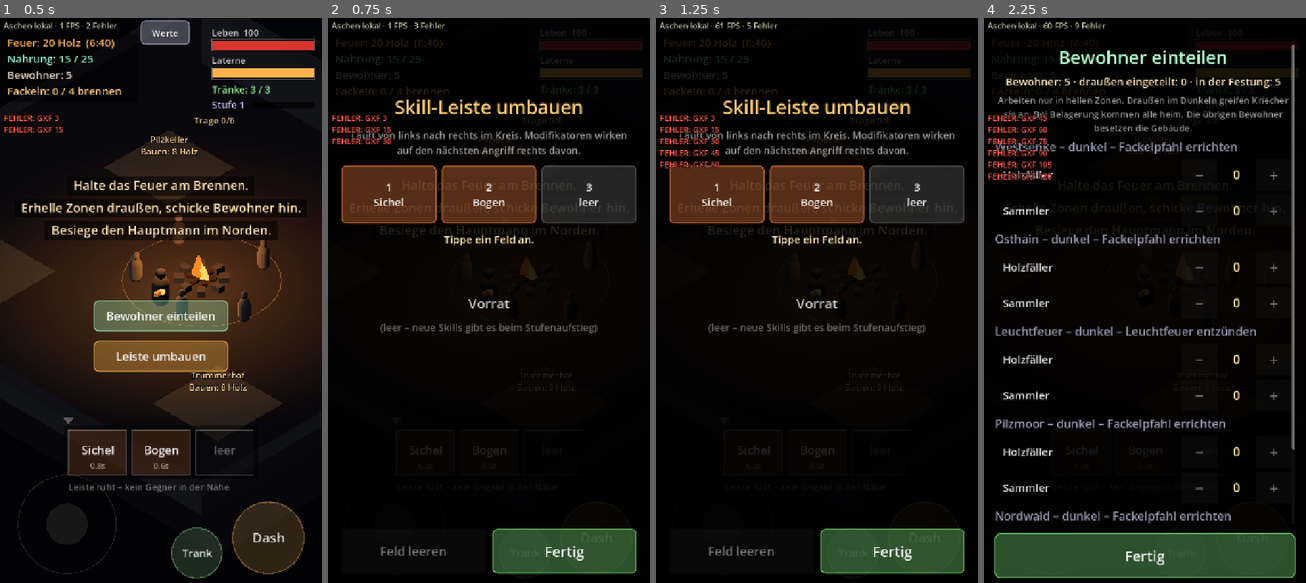
Above: before the commit, frames 1-4 (left to right).
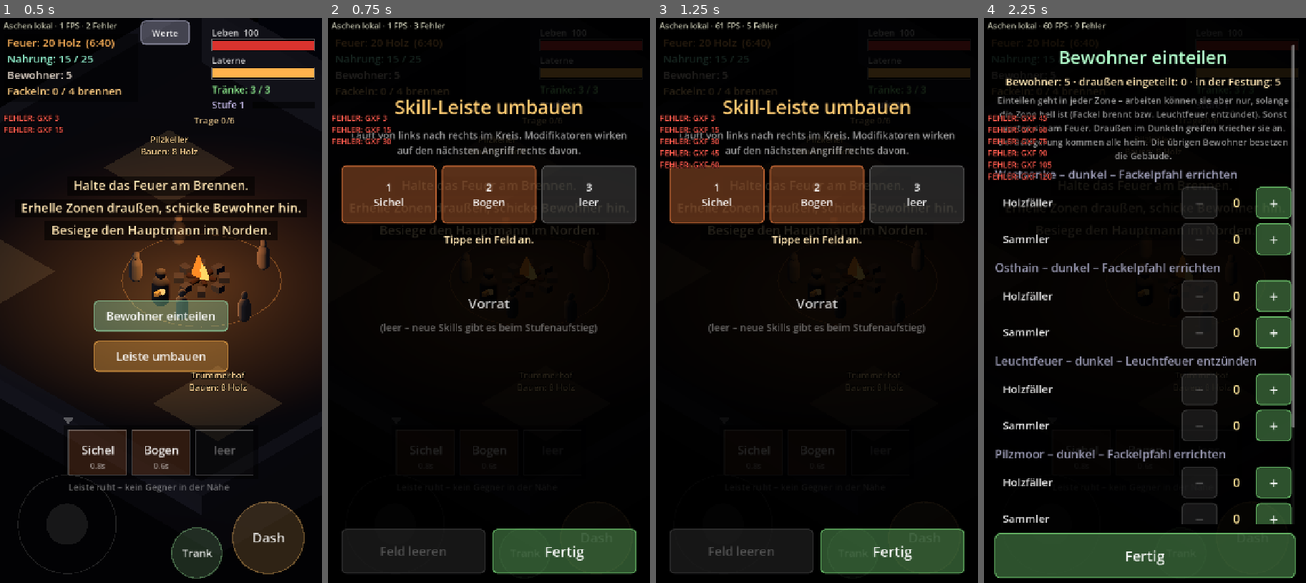
Above: after the commit, the same moments.

Repository: mxbstudio/Ashen
Game: Godot game, scene res://scenes/main.tscn
The game is run twice, just before and just after one commit, with the same random seed, the same clock (stepped at 60 frames per second) and the same inputs.
Inputs:
- Up to frame 1 (0.5 s): no input
- Up to frame 2 (0.75 s): click "Leiste umbauen" at 0.5 s
- Up to frame 3 (1.25 s): no input
- Up to frame 4 (2.25 s): click "Fertig" at 1.25 s; click "Bewohner einteilen" at 2 s

Frame 1 is identical in both runs. In frame 2, 0.3% of the frame differs, in the area x 4-49%, y 90-99%; in frame 3, 0.3%; in frame 4, 15%, in the area x 3-97%, y 13-90%.

Commit message:
v0.2: Einteilen in dunkle Zonen erlaubt, Etappe 3: Gebäude-Upgrades mit 3 Stufen
Co-Authored-By: Claude Opus 5.5 <noreply@anthropic.com>
Claude-Session: https://claude.ai/code/session_01SBzu791rXorVxCgMuT3STV

Diff:
--- a/scripts/config.gd
+++ b/scripts/config.gd
@@ -47,6 +47,13 @@
 var tower_damage := 6.0
 var tower_interval := 1.5          # s zwischen zwei Schüssen
 
+# Gebäude-Stufen (v0.2): Stufe 2 und 3 kosten so viel Holz
+var upgrade_cost_2 := 10
+var upgrade_cost_3 := 16
+var tower_damage_per_level := 0.5  # Wachturm: +50 % Schaden je Stufe
+var tower_range_per_level := 3.0   # m mehr Reichweite je Stufe
+var tower_interval_per_level := 0.8 # Schussabstand × 0,8 je Stufe (schneller)
+
 # --- Sammeln ----------------------------------------------------------------
 var gather_seconds := 1.2          # s pro Einheit, solange man neben der Fundstelle steht (v0.1: 0,6)
 var gather_range := 2.0            # m
--- a/scripts/fortress/building.gd
+++ b/scripts/fortress/building.gd
@@ -1,17 +1,23 @@
-## Ein Gebäude-Bauplatz in der Festung. Vor dem Bau: Umriss am Boden mit Namen und Kosten.
-## Nach dem Bau: einfaches Haus. Produziert nur, wenn ein Bewohner darin arbeitet.
+## Ein Gebäude in der Festung mit Stufen (0 = nur Bauplatz, 1–3 = gebaut/verbessert).
+## Vor dem Bau: Umriss am Boden mit Namen und Kosten. Nach dem Bau: einfaches Haus,
+## jede Stufe bekommt ein kleines Fähnchen mehr.
+## Stufen: Vorratslager mehr Lagerplatz · Trümmerhof/Pilzkeller mehr Arbeitsplätze ·
+## Wachturm mehr Schaden, Reichweite und Tempo.
 extends Node3D
 
 const ArrowScript := preload("res://scripts/arrow.gd")
+const MAX_LEVEL := 3
 
 @export var kind := "storehouse"   # storehouse, scrapyard, mushroom, tower
 
-var built := false
-var worker: Node3D = null          # zugeteilter Bewohner
+var level := 0                     # 0 = noch nicht gebaut
+var built := false                 # = level >= 1
+var workers: Array[Node3D] = []    # zugeteilte Bewohner
 var _timer := 0.0
 var _label: Label3D
 var _house: Node3D
 var _plot: MeshInstance3D
+var _flags: Array[MeshInstance3D] = []
 
 const NAMES := {"storehouse": "Vorratslager", "scrapyard": "Trümmerhof",
 		"mushroom": "Pilzkeller", "tower": "Wachturm"}
@@ -21,6 +27,7 @@
 	return NAMES[kind]
 
 
+## Baukosten (Stufe 1).
 func cost() -> int:
 	match kind:
 		"storehouse": return Config.cost_storehouse
@@ -30,17 +37,57 @@
 	return 0
 
 
+## Kosten für den nächsten Schritt (Bauen oder Verbessern).
+func next_cost() -> int:
+	match level:
+		0: return cost()
+		1: return Config.upgrade_cost_2
+	return Config.upgrade_cost_3
+
+
+func can_improve() -> bool:
+	return level < MAX_LEVEL
+
+
 func needs_worker() -> bool:
 	return kind != "storehouse"
 
 
-func description() -> String:
+## Wie viele Bewohner können hier arbeiten?
+func capacity(at_level := -1) -> int:
+	var l := level if at_level < 0 else at_level
+	if l <= 0 or not needs_worker():
+		return 0
+	return 1 if kind == "tower" else l
+
+
+# --- Wachturm-Werte je Stufe ----------------------------------------------------
+func tower_damage(l := -1) -> float:
+	return Config.tower_damage * (1.0 + Config.tower_damage_per_level * ((level if l < 0 else l) - 1))
+
+
+func tower_range(l := -1) -> float:
+	return Config.tower_range + Config.tower_range_per_level * ((level if l < 0 else l) - 1)
+
+
+func tower_interval(l := -1) -> float:
+	return Config.tower_interval * pow(Config.tower_interval_per_level, (level if l < 0 else l) - 1)
+
+
+## Beschreibung der Stufe l (für den Bau-/Verbessern-Knopf).
+func description(l := 1) -> String:
 	match kind:
-		"storehouse": return "+%d Lagerplatz für Holz und Nahrung" % Config.storehouse_bonus
-		"scrapyard": return "+1 Holz alle %d s (braucht Bewohner)" % int(Config.scrapyard_seconds_per_wood)
-		"mushroom": return "+1 Nahrung alle %d s (braucht Bewohner)" % int(Config.mushroom_seconds_per_food)
-		"tower": return "schießt auf Gegner vor dem Tor (braucht Bewohner)"
+		"storehouse": return "+%d Lagerplatz für Holz und Nahrung" % (Config.storehouse_bonus * l)
+		"scrapyard": return "%s, je +1 Holz alle %d s" % [_places(l), int(Config.scrapyard_seconds_per_wood)]
+		"mushroom": return "%s, je +1 Nahrung alle %d s" % [_places(l), int(Config.mushroom_seconds_per_food)]
+		"tower": return "Schaden %d · Reichweite %d m · alle %.1f s (braucht Bewohner)" % [
+				roundi(tower_damage(l)), roundi(tower_range(l)), tower_interval(l)]
 	return ""
+
+
+func _places(l: int) -> String:
+	var n := capacity(l)
+	return "1 Arbeitsplatz" if n == 1 else "%d Arbeitsplätze" % n
 
 
 func _ready() -> void:
@@ -68,18 +115,36 @@
 	_update_label()
 
 
+func update_label() -> void:
+	_update_label()
+
+
 func _update_label() -> void:
-	if built:
-		_label.text = display_name() + ("" if worker or not needs_worker() else "\n(kein Bewohner)")
-		_label.position.y = 4.2 if kind == "tower" else 3.0
-	else:
+	if not built:
 		_label.text = "%s\nBauen: %d Holz" % [display_name(), cost()]
-
-
-## Bauen (Kosten werden von der Festung abgezogen).
-func build() -> void:
+		return
+	var t := display_name() + (" (St. %d)" % level if level > 1 else "")
+	if needs_worker():
+		if workers.is_empty():
+			t += "\n(kein Bewohner)"
+		elif capacity() > 1:
+			t += "\n%d/%d Bewohner" % [workers.size(), capacity()]
+	_label.text = t
+	_label.position.y = 4.4 if kind == "tower" else 3.2
+
+
+## Bauen bzw. eine Stufe verbessern (Kosten zieht die Festung ab).
+func improve() -> void:
+	if level == 0:
+		_build_house()
+	level += 1
 	built = true
 	Sfx.play("gate", 0.0, 0.0)
+	_add_flag()
+	_update_label()
+
+
+func _build_house() -> void:
 	_plot.visible = false
 	_house = Node3D.new()
 	add_child(_house)
@@ -92,8 +157,7 @@
 		_add_box(Vector3(2.6, 0.4, 2.6), Vector3(0, 4.2, 0), roof)
 	else:
 		_add_box(Vector3(3.4, 2.0, 3.0), Vector3(0, 1.0, 0), wall)
-		var r := _add_box(Vector3(3.8, 0.3, 3.4), Vector3(0, 2.2, 0), roof)
-		r.rotation.x = 0.0
+		_add_box(Vector3(3.8, 0.3, 3.4), Vector3(0, 2.2, 0), roof)
 		if kind == "mushroom":
 			# leuchtende Pilze vor dem Keller
 			var glow := StandardMaterial3D.new()
@@ -116,7 +180,19 @@
 	shape.position.y = 1.5
 	body.add_child(shape)
 	_house.add_child(body)
-	_update_label()
+
+
+## Pro Stufe ein Fähnchen auf dem Dach (man sieht die Stufe von Weitem).
+func _add_flag() -> void:
+	var m := StandardMaterial3D.new()
+	m.shading_mode = BaseMaterial3D.SHADING_MODE_UNSHADED
+	m.albedo_color = Color(0.85, 0.45, 0.2)
+	var top := 4.4 if kind == "tower" else 2.35
+	var x := -0.7 + 0.7 * _flags.size()
+	var pole := _add_box(Vector3(0.06, 0.9, 0.06), Vector3(x, top + 0.45, 0), m)
+	var flag := _add_box(Vector3(0.4, 0.25, 0.04), Vector3(x + 0.2, top + 0.75, 0), m)
+	_flags.append(pole)
+	_flags.append(flag)
 
 
 func _add_box(size: Vector3, pos: Vector3, mat: Material) -> MeshInstance3D:
@@ -130,32 +206,32 @@
 	return m
 
 
-## Stelle, an der der Bewohner arbeitet (vor dem Gebäude, Richtung Feuer).
+## Stelle, an der Bewohner arbeiten und der Hüter verbessern kann (vor dem Gebäude, Richtung Feuer).
 func work_spot() -> Vector3:
 	var to_center := -global_position
 	to_center.y = 0
 	return global_position + to_center.normalized() * 2.4
 
 
-func set_worker(w: Node3D) -> void:
-	worker = w
+func set_workers(list: Array[Node3D]) -> void:
+	workers = list
 	_update_label()
 
 
 ## Läuft pro Sekunde in der Festung (auch beim "Zeitsprung" nach dem Tod).
-## Gibt zurück, was produziert wurde: {"wood": n, "food": n}
+## Jeder Bewohner hier arbeitet für sich. Gibt zurück, was produziert wurde: {"wood": n, "food": n}
 func advance(dt: float) -> Dictionary:
 	var out := {"wood": 0, "food": 0}
-	if not built or (needs_worker() and worker == null):
+	if not built or workers.is_empty():
 		return out
 	match kind:
 		"scrapyard":
-			_timer += dt
+			_timer += dt * workers.size()
 			while _timer >= Config.scrapyard_seconds_per_wood:
 				_timer -= Config.scrapyard_seconds_per_wood
 				out["wood"] += 1
 		"mushroom":
-			_timer += dt
+			_timer += dt * workers.size()
 			while _timer >= Config.mushroom_seconds_per_food:
 				_timer -= Config.mushroom_seconds_per_food
 				out["food"] += 1
@@ -164,13 +240,13 @@
 
 ## Wachturm: schießt auf den nächsten Gegner in Reichweite.
 func _process(delta: float) -> void:
-	if kind != "tower" or not built or worker == null:
+	if kind != "tower" or not built or workers.is_empty():
 		return
 	_timer -= delta
 	if _timer > 0.0:
 		return
 	var best: Node3D = null
-	var best_d := Config.tower_range
+	var best_d := tower_range()
 	for e in get_tree().get_nodes_in_group("enemies"):
 		if not e.is_alive():
 			continue
@@ -180,12 +256,12 @@
 			best = e
 	if best == null:
 		return
-	_timer = Config.tower_interval
+	_timer = tower_interval()
 	var arrow := Node3D.new()
 	arrow.set_script(ArrowScript)
 	get_parent().add_child(arrow)
 	arrow.global_position = global_position + Vector3(0, 4.5, 0)
-	arrow.launch(best, Config.tower_damage, {}, self)
+	arrow.launch(best, tower_damage(), {}, self)
 
 
 ## Wird vom Pfeil aufgerufen (wie beim Hüter).
--- a/scripts/fortress/fortress.gd
+++ b/scripts/fortress/fortress.gd
@@ -40,18 +40,19 @@
 
 
 func wood_cap() -> int:
-	return Config.wood_cap + (Config.storehouse_bonus if _has("storehouse") else 0)
+	return Config.wood_cap + Config.storehouse_bonus * _level_of("storehouse")
 
 
 func food_cap() -> int:
-	return Config.food_cap + (Config.storehouse_bonus if _has("storehouse") else 0)
-
-
-func _has(kind: String) -> bool:
+	return Config.food_cap + Config.storehouse_bonus * _level_of("storehouse")
+
+
+## Stufe des (ersten) Gebäudes dieser Art (0 = nicht gebaut).
+func _level_of(kind: String) -> int:
 	for b in buildings:
-		if b.kind == kind and b.built:
-			return true
-	return false
+		if b.kind == kind:
+			return b.level
+	return 0
 
 
 func is_fire_burning() -> bool:
@@ -170,17 +171,23 @@
 	return gave
 
 
+## Bauen oder verbessern möglich? Das letzte Holz bleibt immer fürs Feuer.
 func can_build(b: Node3D) -> bool:
-	return not b.built and wood >= b.cost() + 1   # das letzte Holz bleibt fürs Feuer
-
-
+	return b.can_improve() and wood >= b.next_cost() + 1
+
+
+## Bauen bzw. eine Stufe verbessern.
 func build(b: Node3D) -> void:
 	if not can_build(b):
 		return
-	wood -= b.cost()
-	b.build()
-	_assign_jobs()
-	message.emit("%s gebaut (−%d Holz)" % [b.display_name(), b.cost()])
+	var c: int = b.next_cost()
+	wood -= c
+	b.improve()
+	_assign_jobs()
+	if b.level == 1:
+		message.emit("%s gebaut (−%d Holz)" % [b.display_name(), c])
+	else:
+		message.emit("%s auf Stufe %d (−%d Holz)" % [b.display_name(), b.level, c])
 
 
 ## Bewohner verteilen: zuerst die Zonen-Arbeit (wer schon die richtige hat, behält sie),
@@ -211,22 +218,27 @@
 	for r in residents:
 		if not r.has_zone_job():
 			home.append(r)
+	# Reihenfolge: Pilzkeller, Trümmerhof, Wachturm. Wer schon im Gebäude arbeitet, bleibt;
+	# freie Plätze bekommen zuerst Bewohner ohne Arbeit, dann irgendein noch nicht verteilter.
 	var taken := {}
 	for kind in ["mushroom", "scrapyard", "tower"]:
 		for b in buildings:
-			if b.kind == kind and b.built and b.needs_worker():
-				# wer schon hier arbeitet, bleibt – sonst zuerst einer ohne Arbeit, dann irgendeiner
-				var w: Node3D = b.worker if home.has(b.worker) and not taken.has(b.worker) else null
-				for pass_ in 2:
-					for r in home:
-						if w == null and not taken.has(r) and (pass_ == 1 or r.job == null):
-							w = r
-				if w:
+			if b.kind != kind:
+				continue
+			var list: Array[Node3D] = []
+			for w in b.workers:
+				if home.has(w) and not taken.has(w) and list.size() < b.capacity():
+					list.append(w)
 					taken[w] = true
-				b.set_worker(w)
+			for pass_ in 2:
+				for r in home:
+					if list.size() < b.capacity() and not taken.has(r) and (pass_ == 1 or r.job == null):
+						list.append(r)
+						taken[r] = true
+			b.set_workers(list)
 	for r in residents:
 		var j: Node3D = null
 		for b in buildings:
-			if b.worker == r:
+			if b.workers.has(r):
 				j = b
 		r.assign(j)
--- a/scripts/ui/build_button.gd
+++ b/scripts/ui/build_button.gd
@@ -1,17 +1,21 @@
-## Knopf "… bauen" – erscheint, wenn der Hüter auf einem freien Bauplatz steht.
+## Knopf "… bauen" bzw. "… verbessern".
+## Bauen: auf dem freien Bauplatz stehen. Verbessern: vor dem Gebäude stehen (Seite zum Feuer).
+## Nach dem Drücken verschwindet der Knopf, bis der Hüter einmal weggeht –
+## so wird nicht aus Versehen doppelt getippt.
 extends Button
 
 @export var player: Node3D
 @export var fortress: Node3D
 
 var _target: Node3D = null
+var _locked: Node3D = null         # gerade benutzt: erst wieder zeigen, wenn der Hüter weggeht
 
 
 func _ready() -> void:
 	add_to_group("touch_blockers")
 	focus_mode = Control.FOCUS_NONE
-	custom_minimum_size = Vector2(420, 90)
-	add_theme_font_size_override("font_size", 24)
+	custom_minimum_size = Vector2(460, 90)
+	add_theme_font_size_override("font_size", 22)
 	add_theme_stylebox_override("normal", UiStyle.box(Color(0.9, 0.6, 0.25, 0.4), Color(1, 0.75, 0.4)))
 	add_theme_stylebox_override("pressed", UiStyle.box(Color(0.9, 0.6, 0.25, 0.8), Color.WHITE, 3))
 	add_theme_stylebox_override("hover", UiStyle.box(Color(0.9, 0.6, 0.25, 0.5), Color(1, 0.75, 0.4)))
@@ -21,29 +25,48 @@
 	visible = false
 
 
+## Steht der Hüter am Bauplatz bzw. vor dem Gebäude?
+func _near(b: Node3D) -> bool:
+	var spot: Vector3 = b.work_spot() if b.built else b.global_position
+	return Vector2(spot.x - player.global_position.x, spot.z - player.global_position.z).length() < 2.2
+
+
+## Wichtig: Sichtbarkeit nur ändern, wenn nötig – sonst geht ein Fingertipp verloren.
 func _process(_delta: float) -> void:
 	_target = null
+	if _locked and not _near(_locked):
+		_locked = null
 	if player.is_alive() and not get_tree().paused:
 		for b in get_tree().get_nodes_in_group("buildings"):
-			if not b.built and Vector2(b.global_position.x - player.global_position.x,
-					b.global_position.z - player.global_position.z).length() < 2.2:
+			if b.can_improve() and b != _locked and _near(b):
 				_target = b
 				break
-	visible = _target != null
+	var show := _target != null
 	if _target:
 		var ok: bool = fortress.can_build(_target)
 		disabled = not ok
-		text = "%s bauen (%d Holz)\n%s" % [_target.display_name(), _target.cost(),
-				_target.description() if ok else "Nicht genug Holz in der Festung"]
+		var c: int = _target.next_cost()
+		if not _target.built:
+			text = "%s bauen (%d Holz)\n%s" % [_target.display_name(), c,
+					_target.description(1) if ok else "Nicht genug Holz in der Festung"]
+		else:
+			var nl: int = _target.level + 1
+			text = "%s verbessern → Stufe %d (%d Holz)\n%s" % [_target.display_name(), nl, c,
+					_target.description(nl) if ok else "Nicht genug Holz in der Festung"]
 		var vp := get_viewport_rect().size
 		size = custom_minimum_size
 		position = Vector2((vp.x - size.x) / 2.0, vp.y - 580.0)
+	if visible != show:
+		visible = show
 
 
 func _on_pressed() -> void:
-	if _target:
-		var b := _target
-		fortress.build(b)
-		if b.built:
-			# Hüter vor das neue Gebäude stellen (nicht darin einsperren)
-			player.global_position = b.work_spot() + (b.work_spot() - b.global_position).normalized() * 0.8
+	if _target == null:
+		return
+	var b := _target
+	var was_built: bool = b.built
+	fortress.build(b)
+	_locked = b
+	if b.built and not was_built:
+		# Hüter vor das neue Gebäude stellen (nicht darin einsperren)
+		player.global_position = b.work_spot() + (b.work_spot() - b.global_position).normalized() * 0.8
--- a/scripts/ui/tuning_panel.gd
+++ b/scripts/ui/tuning_panel.gd
@@ -24,6 +24,8 @@
 	["Arbeiter: Sekunden pro Einheit", "worker_gather_seconds", 1, 15, 0.5, ""],
 	["Arbeiter: Tempo m/s", "worker_speed", 1, 6, 0.2, ""],
 	["Hüter: Trage", "carry_capacity", 0, 30, 1, ""],
+	["Gebäude Stufe 2: Holz", "upgrade_cost_2", 2, 40, 1, ""],
+	["Gebäude Stufe 3: Holz", "upgrade_cost_3", 2, 60, 1, ""],
 	["Max. Gegner gleichzeitig", "max_enemies", 4, 30, 2, "Leistung!"],
 	["Nachschub alle … s", "spawn_interval", 1.0, 10.0, 0.5, ""],
 	["Kriecher-Schaden", "crawler_damage", 1, 20, 1, "neue Gegner"],
--- a/scripts/ui/ui_style.gd
+++ b/scripts/ui/ui_style.gd
@@ -22,6 +22,8 @@
 	b.add_theme_stylebox_override("hover", box(Color(col, 0.45), Color(col, 1.0)))
 	b.add_theme_stylebox_override("pressed", box(Color(col, 0.7), Color.WHITE, 3))
 	b.add_theme_stylebox_override("focus", StyleBoxEmpty.new())
+	b.add_theme_stylebox_override("disabled", box(Color(0.25, 0.25, 0.25, 0.35), Color(0.5, 0.5, 0.5, 0.4)))
+	b.add_theme_color_override("font_disabled_color", Color(1, 1, 1, 0.25))
 	b.add_theme_color_override("font_color", Color(1, 1, 1, 0.95))
 	b.add_theme_color_override("font_pressed_color", Color.WHITE)
 	b.add_theme_color_override("font_hover_color", Color.WHITE)
--- a/scripts/ui/worker_panel.gd
+++ b/scripts/ui/worker_panel.gd
@@ -82,8 +82,9 @@
 	_box.add_child(UiStyle.label("Bewohner einteilen", 40, Color(0.7, 1, 0.8)))
 	_box.add_child(UiStyle.label("Bewohner: %d · draußen eingeteilt: %d · in der Festung: %d" % [total, outside, total - outside],
 			24, Color(1, 0.9, 0.7)))
-	_box.add_child(UiStyle.label("Arbeiten nur in hellen Zonen. Draußen im Dunkeln greifen Kriecher sie an. "
-			+ "Bei Belagerung kommen alle heim. Die übrigen Bewohner besetzen die Gebäude.", 20, Color(1, 1, 1, 0.6)))
+	_box.add_child(UiStyle.label("Einteilen geht in jeder Zone – arbeiten können sie aber nur, solange die Zone hell ist "
+			+ "(Fackel brennt bzw. Leuchtfeuer entzündet). Sonst warten sie am Feuer. Draußen im Dunkeln greifen "
+			+ "Kriecher sie an. Bei Belagerung kommen alle heim. Die übrigen Bewohner besetzen die Gebäude.", 20, Color(1, 1, 1, 0.6)))
 	var tree := get_tree()
 	for z in ZoneDefs.ZONES:
 		var lit := Zones.is_lit(tree, z["id"])
@@ -102,7 +103,7 @@
 	var row := HBoxContainer.new()
 	row.add_theme_constant_override("separation", 8)
 	var n: int = fortress.zone_jobs.get("%s:%s" % [zone_id, kind], 0)
-	var name := UiStyle.label("   " + title, 24)
+	var name := UiStyle.label("   " + title + ("\n   (wartet am Feuer)" if n > 0 and not lit else ""), 24)
 	name.horizontal_alignment = HORIZONTAL_ALIGNMENT_LEFT
 	name.size_flags_horizontal = Control.SIZE_EXPAND_FILL
 	row.add_child(name)
@@ -114,7 +115,7 @@
 	val.custom_minimum_size = Vector2(70, 0)
 	row.add_child(val)
 	var plus := UiStyle.button("+", Color(0.5, 0.9, 0.5), 34, Vector2(80, 70))
-	plus.disabled = not lit or fortress.zone_workers_total() >= fortress.residents.size()
+	plus.disabled = fortress.zone_workers_total() >= fortress.residents.size()
 	plus.pressed.connect(_change.bind(zone_id, kind, 1))
 	row.add_child(plus)
 	return row
@@ -130,7 +131,7 @@
 	var parts := []
 	for b in fortress.buildings:
 		if b.built and b.needs_worker():
-			parts.append("%s: %s" % [b.display_name(), "besetzt" if b.worker else "LEER"])
+			parts.append("%s: %d/%d" % [b.display_name(), b.workers.size(), b.capacity()])
 	if parts.is_empty():
 		return "Gebäude: noch keine mit Arbeitsplatz gebaut."
 	return "Gebäude – " + ", ".join(parts)
Not shown, changed: FORTSCHRITT.md
